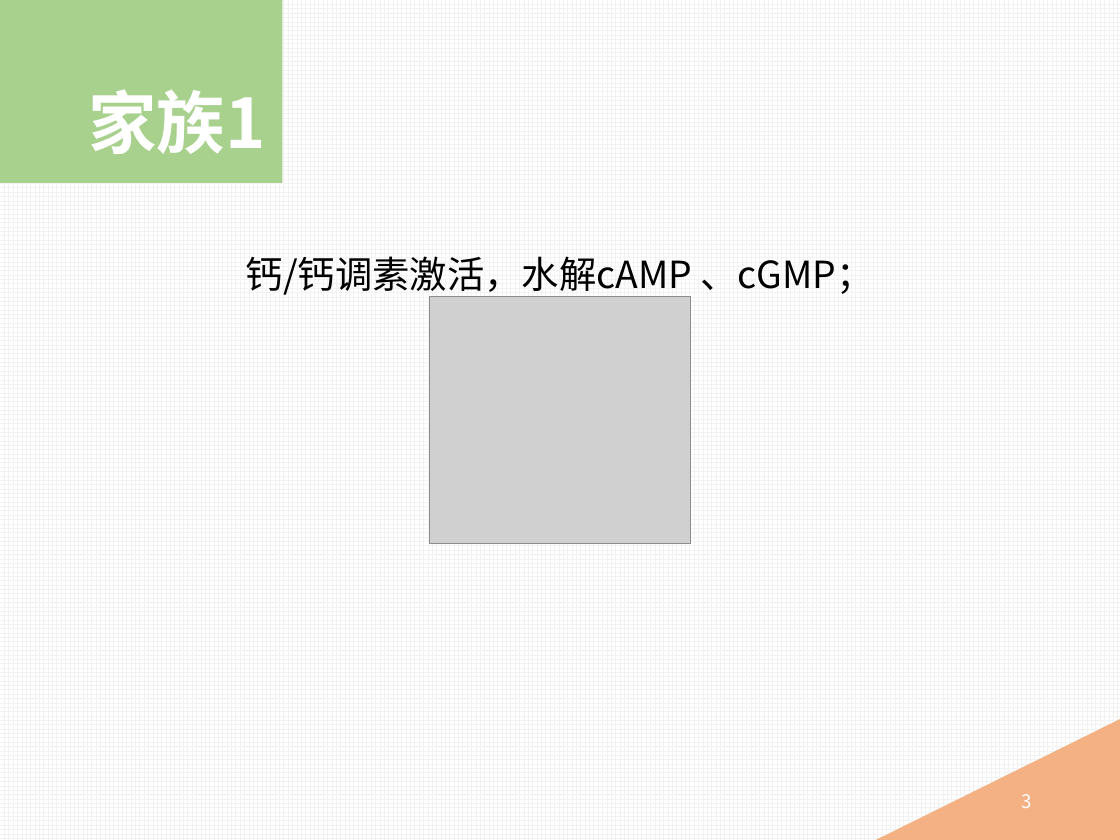
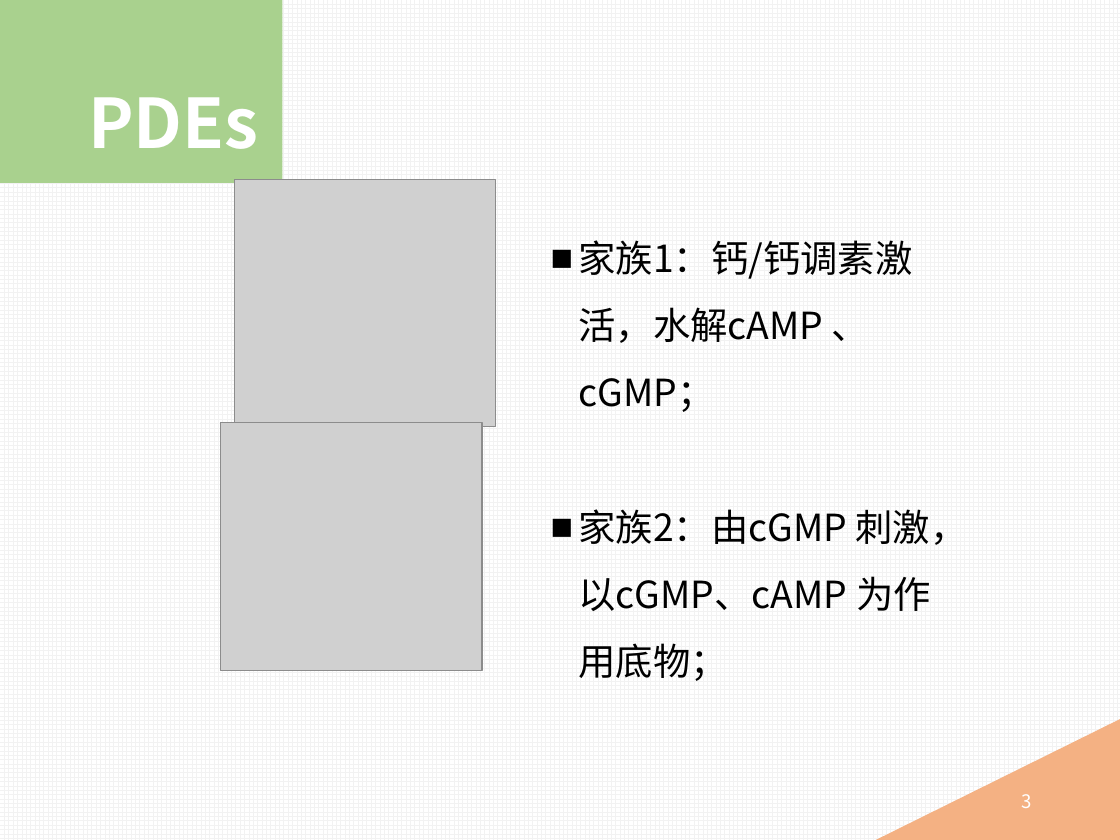
Before and after one commit to mingyong/Project-PDE, a slide deck: slide 3 of 磷酸二酯酶抑制剂.pptx. Drawn at 1120x840 pixels with LibreOffice and Linux fonts; fonts in the diff are those of the drawing; grey boxes stand for pictures. Boxes give left, top, right and bottom in pixels: in the first picture for what was removed or moved away, otherwise in the second. Text is boxed around its words. In the diff, an @@ line names an element or a change of style, - is before the commit and + after.

```diff
--- a/磷酸二酯酶抑制剂.pptx
+++ b/磷酸二酯酶抑制剂.pptx
@@ title at box(88, 97, 258, 149): text changed @@
-家族1
+PDEs
@@ picture: place and size @@
-picture at box(429, 297, 690, 544)
+picture at box(234, 179, 495, 427)
@@ text at box(579, 240, 968, 681): text changed @@
-钙/钙调素激活，水解cAMP 、cGMP；
+■ 家族1：钙/钙调素激活，水解cAMP 、cGMP；
+■ 家族2：由cGMP 刺激，以cGMP、cAMP 为作用底物；
@@ picture added at box(221, 422, 482, 671) @@
```
Also in this commit, not shown: 3 other slides changed, 4 slides removed, 1 other file.
